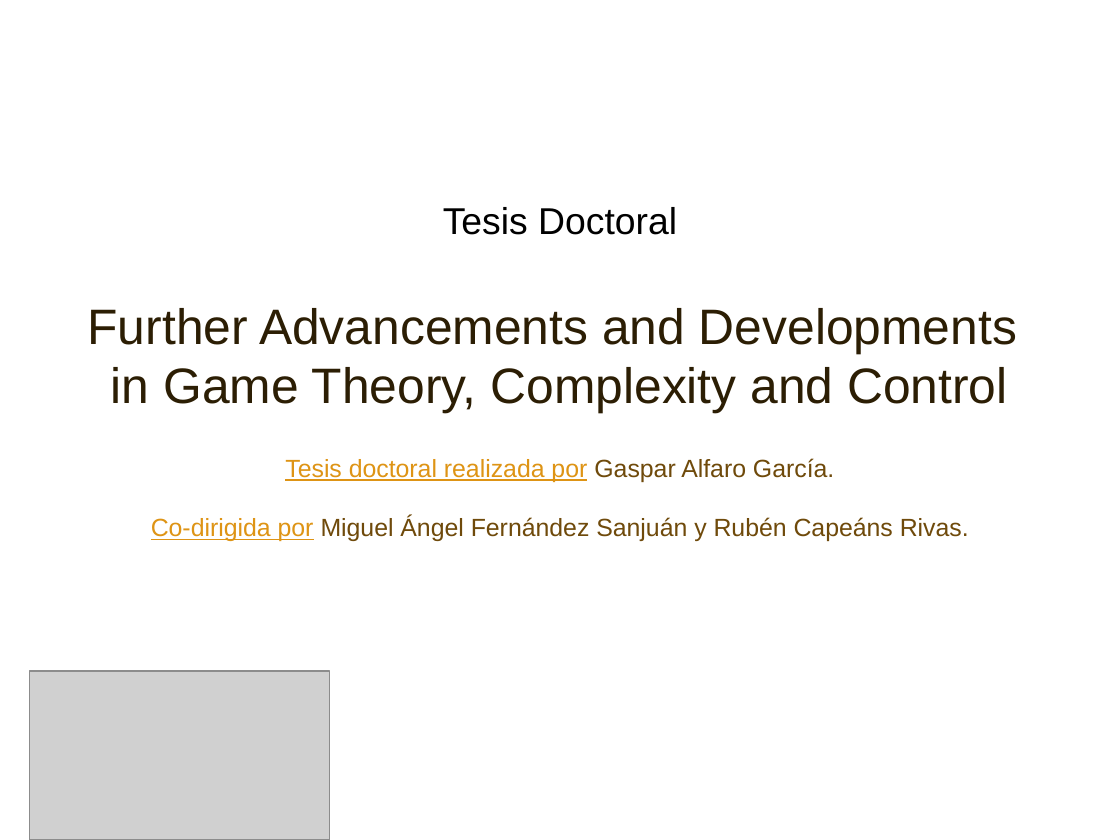
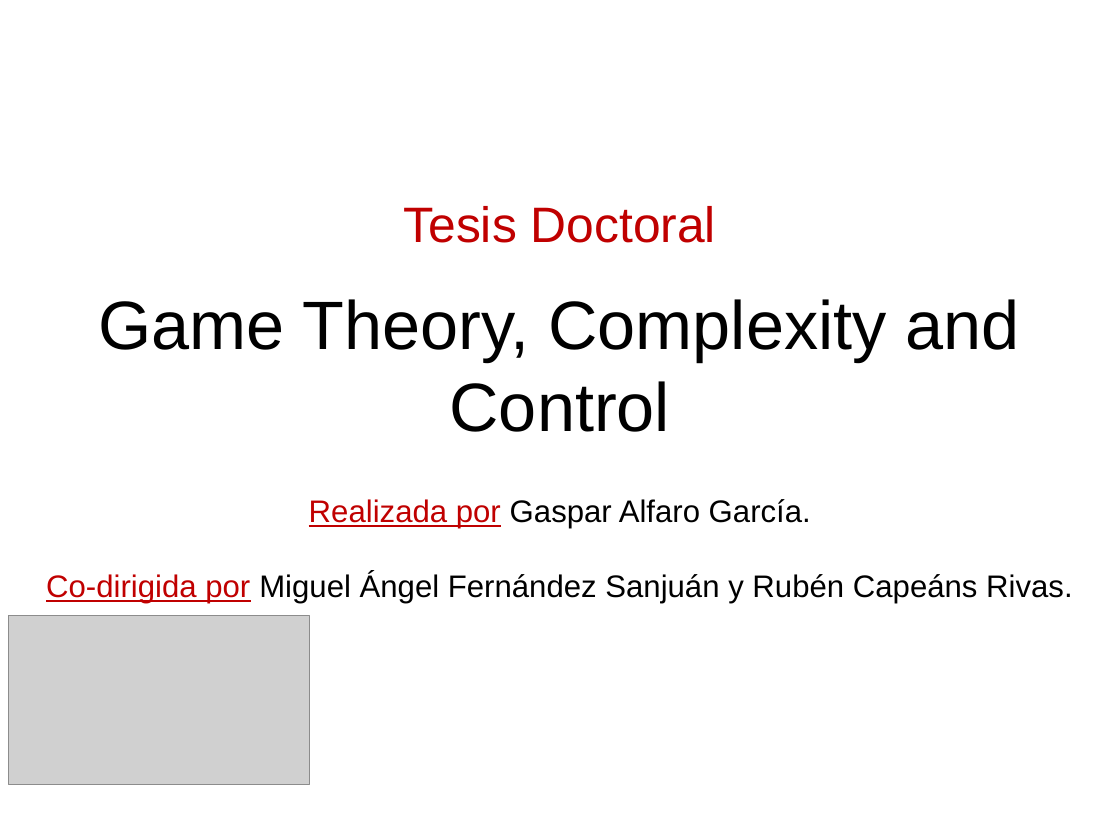
Before and after one commit to gasparalfaro/Tesis-Tesis, a slide deck: slide 1 of Presentacion/Thesis Presentation Gaspar Alfaro.pptx. Drawn at 1120x840 pixels with LibreOffice and Linux fonts; fonts in the diff are those of the drawing; grey boxes stand for pictures; background and template pictures are left out. Boxes give left, top, right and bottom in pixels: in the first picture for what was removed or moved away, otherwise in the second. Text is boxed around its words. In the diff, an @@ line names an element or a change of style, - is before the commit and + after.

```diff
--- a/Presentacion/Thesis Presentation Gaspar Alfaro.pptx
+++ b/Presentacion/Thesis Presentation Gaspar Alfaro.pptx
@@ text "Tesis Doctoral": place and size @@
-text "Tesis Doctoral" at bbox=[443, 207, 677, 235]
+text "Tesis Doctoral" at bbox=[404, 206, 716, 243]
@@ text "Tesis Doctoral" at bbox=[404, 206, 716, 243]: size 24 to 32 pt, text colour #000000 to #C00000 @@
@@ text at bbox=[99, 299, 1020, 432]: text changed; size 32 to 44 pt; text colour #2C1E04 to #000000 @@
-Further Advancements and Developments
-in Game Theory, Complexity and Control
+Game Theory, Complexity and Control
@@ text "Realizada por Gaspar Alfaro García.": place and size @@
-text "Realizada por Gaspar Alfaro García." at bbox=[151, 458, 969, 541]
+text "Realizada por Gaspar Alfaro García." at bbox=[46, 499, 1073, 603]
@@ text at bbox=[309, 499, 811, 528]: text changed; size 16 to 20 pt; text colour #DE9415 to #000000 @@
-Tesis doctoral realizada por Gaspar Alfaro García.
+Realizada por Gaspar Alfaro García.
@@ text at bbox=[46, 572, 1073, 603]: size 16 to 20 pt in "Co-dirigida por Miguel Ángel Fernández Sanjuán y ..."; text colour #DE9415 to #C00000 in "Co-dirigida por"; text colour #6F4A0B to #000000 in "Miguel Ángel Fernández Sanjuán y Rubén Capeáns ..." @@
@@ picture: place and size @@
-picture at bbox=[29, 671, 329, 840]
+picture at bbox=[9, 615, 309, 784]
```
Also in this commit, not shown: 34 other slides changed, 23 slides added, 6 slides removed.
